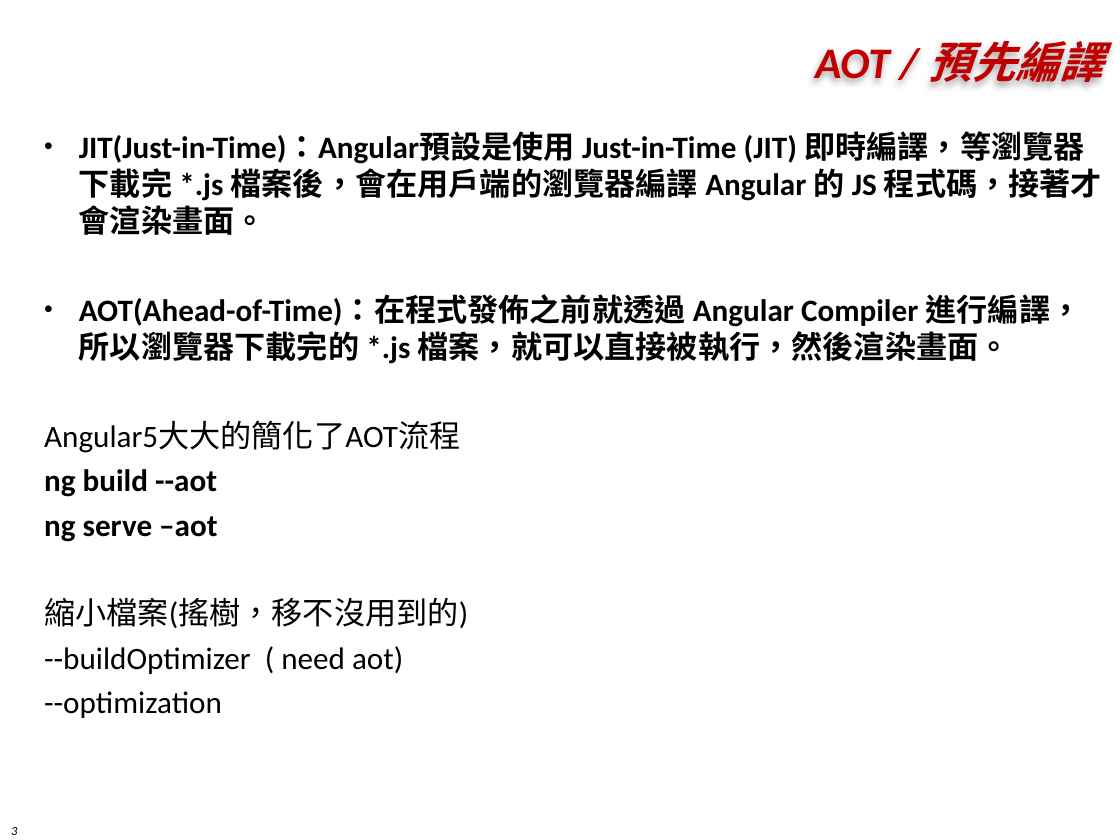
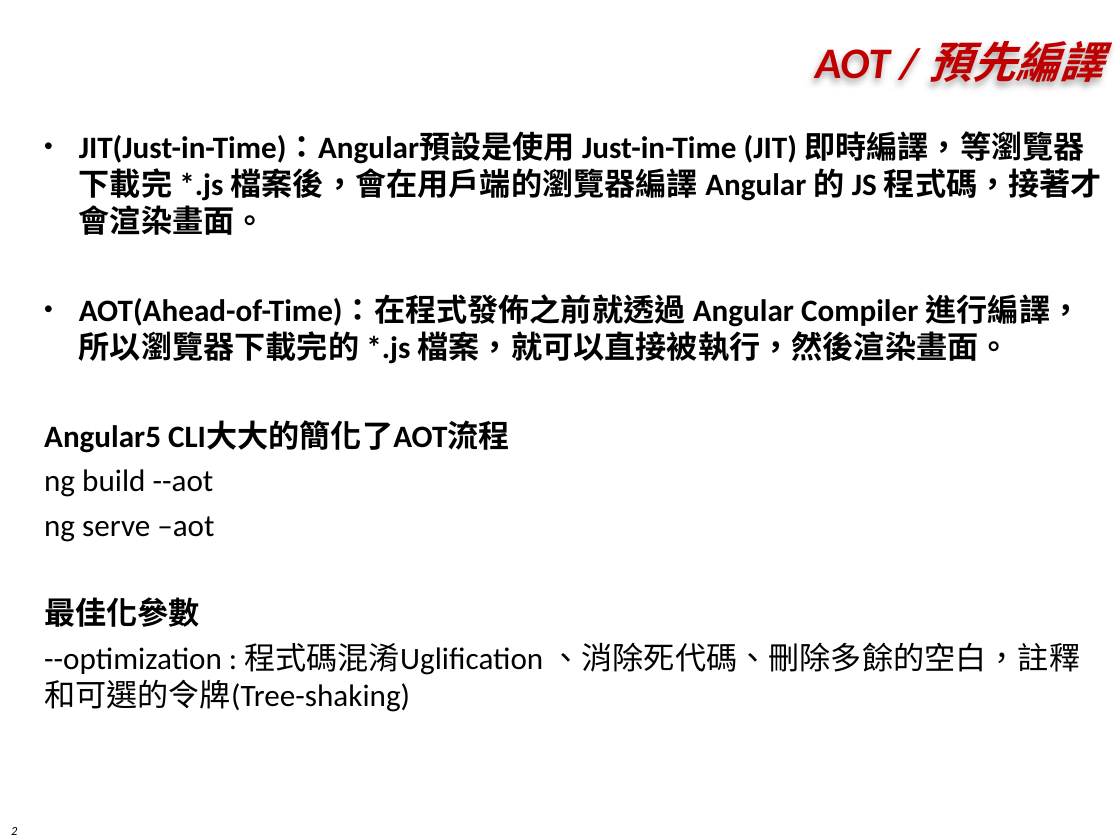
Before and after one commit to markku636/angular8study, a slide deck: slide 2 of ppt/angular_performance.pptx (slide 3 before the commit). Drawn at 1120x840 pixels with LibreOffice and Linux fonts; fonts in the diff are those of the drawing; background and template pictures are left out. Boxes give left, top, right and bottom in pixels: in the first picture for what was removed or moved away, otherwise in the second. Text is boxed around its words. In the diff, an @@ line names an element or a change of style, - is before the commit and + after.

```diff
--- a/ppt/angular_performance.pptx
+++ b/ppt/angular_performance.pptx
@@ text at <box>44,421,510,453</box>: text changed; bold on @@
-Angular5大大的簡化了AOT流程
+Angular5 CLI大大的簡化了AOT流程
@@ text at <box>44,469,214,542</box>: bold off in "ng build --aot", "ng serve –aot" @@
@@ text at <box>44,597,1081,712</box>: text changed @@
-縮小檔案(搖樹，移不沒用到的)
---buildOptimizer ( need aot)
---optimization
+最佳化參數
+--optimization : 程式碼混淆Uglification 、消除死代碼、刪除多餘的空白，註釋和可選的令牌(Tree-shaking)
@@ page number at <box>11,827,17,835</box>: text changed @@
-3
+2
```
Also in this commit, not shown: 7 other slides changed.
